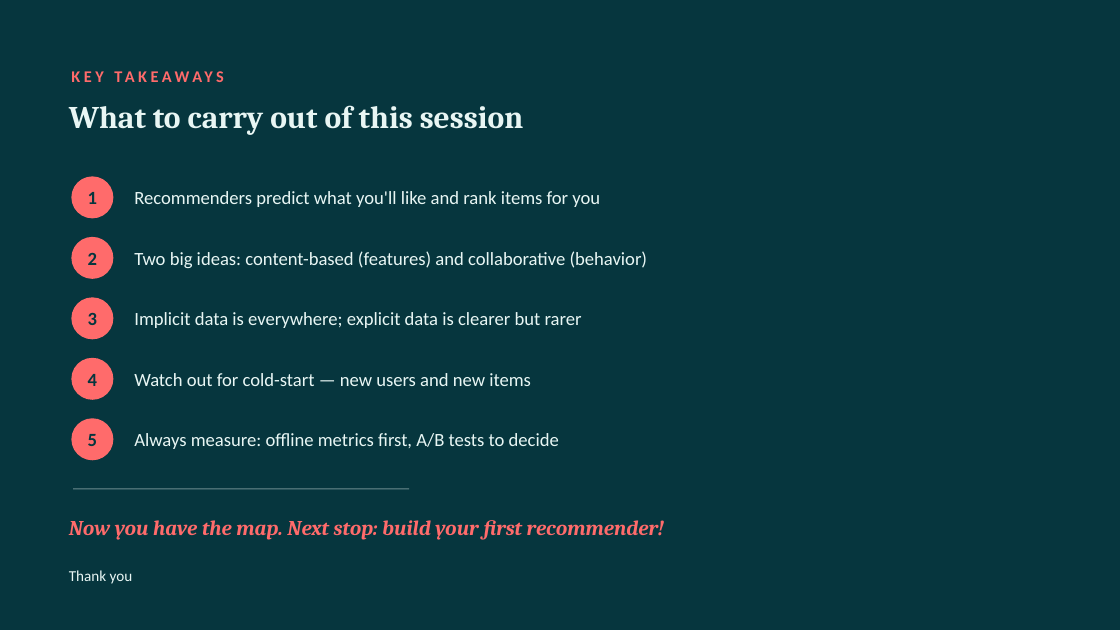
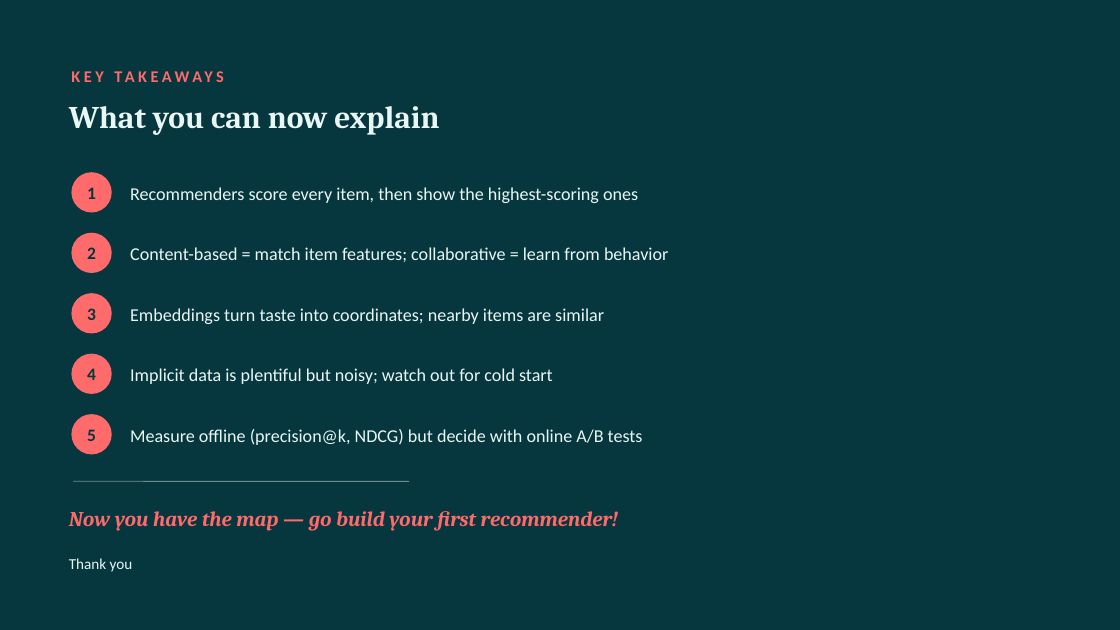
Before and after one commit to cuteolaf/rec-sys, a slide deck: slide 14 of Recommendation-Systems_DataScience-Beginners.pptx (slide 12 before the commit). Drawn at 1120x630 pixels with LibreOffice and Linux fonts; fonts in the diff are those of the drawing. Boxes give left, top, right and bottom in pixels: in the first picture for what was removed or moved away, otherwise in the second. Text is boxed around its words. In the diff, an @@ line names an element or a change of style, - is before the commit and + after.

```diff
--- a/Recommendation-Systems_DataScience-Beginners.pptx
+++ b/Recommendation-Systems_DataScience-Beginners.pptx
@@ text at bbox=[69, 106, 439, 135]: text changed @@
-What to carry out of this session
+What you can now explain
@@ text at bbox=[130, 187, 638, 203]: text changed; size 16 to 15.5 pt @@
-Recommenders predict what you'll like and rank items for you
+Recommenders score every item, then show the highest-scoring ones
@@ text at bbox=[130, 247, 668, 262]: text changed; size 16 to 15.5 pt @@
-Two big ideas: content-based (features) and collaborative (behavior)
+Content-based = match item features; collaborative = learn from behavior
@@ text at bbox=[130, 308, 604, 324]: text changed; size 16 to 15.5 pt @@
-Implicit data is everywhere; explicit data is clearer but rarer
+Embeddings turn taste into coordinates; nearby items are similar
@@ size 16 to 15 pt in 5 elements at bbox=[87, 187, 96, 199], bbox=[87, 247, 96, 259], bbox=[87, 308, 96, 320], bbox=[87, 429, 96, 441], bbox=[87, 368, 96, 380] @@
@@ 5 ellipses: place and size @@
-5 ellipses at bbox=[71, 176, 113, 460]
+5 ellipses at bbox=[71, 172, 112, 455]
@@ text at bbox=[130, 368, 553, 384]: text changed; size 16 to 15.5 pt @@
-Watch out for cold-start — new users and new items
+Implicit data is plentiful but noisy; watch out for cold start
@@ text at bbox=[130, 429, 643, 445]: text changed; size 16 to 15.5 pt @@
-Always measure: offline metrics first, A/B tests to decide
+Measure offline (precision@k, NDCG) but decide with online A/B tests
@@ line moved from (73, 489) - (409, 489) to (73, 481) - (409, 481) @@
@@ text at bbox=[69, 511, 618, 531]: text changed @@
-Now you have the map. Next stop: build your first recommender!
+Now you have the map — go build your first recommender!
@@ text "Thank you": place and size @@
-text "Thank you" at bbox=[69, 570, 133, 584]
+text "Thank you" at bbox=[69, 558, 133, 572]
```
Also in this commit, not shown: 6 other slides changed, 13 slides added, 5 slides removed, 8 other files.
